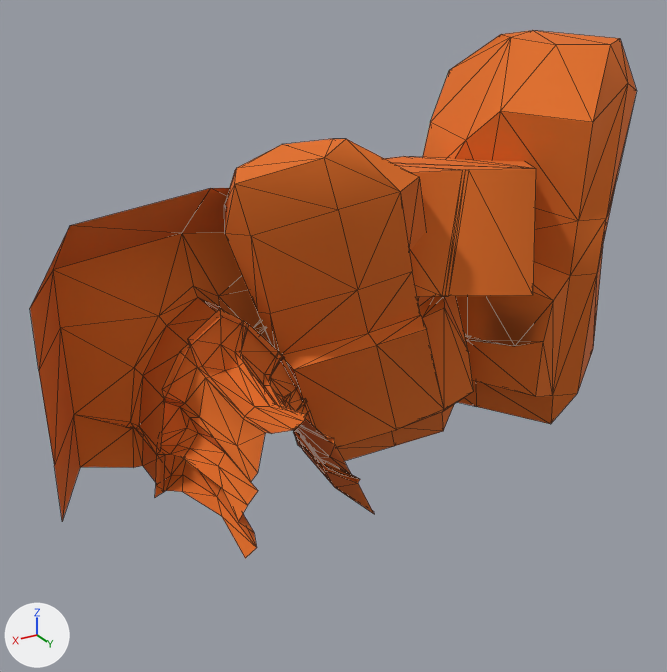
The FBX model Assets/Environment/Mars/Models/SM_Cave_entrance.fbx, before and after one commit.
Both versions are drawn from a 50 mm camera at (125.1, 51.0, 87.0) aimed at (48.0, -77.5, 22.7). The axes (+X, +Y, +Z) are drawn at lower left. The lights are the same throughout. Mesh edges are drawn as thin lines. Where no turn or scale is listed for an object, it has been applied to the vertices.

The older version as bpy lines, for what is in view:
```python
me_mesh = bpy.data.meshes.new('Mesh')
me_mesh.from_pydata(...)  # 402 vertices, 702 faces; spans x -85.3..33.1, y -41.2..14.4, z -12.4..71.1
me_mesh.materials.append(mat_01___default)  # orange #e16d1c
ob_sm_cave_entrance = bpy.data.objects.new('SM_Cave_Entrance', me_mesh)
ob_sm_cave_entrance.location = (64.7, -70.2, 0.0)
```
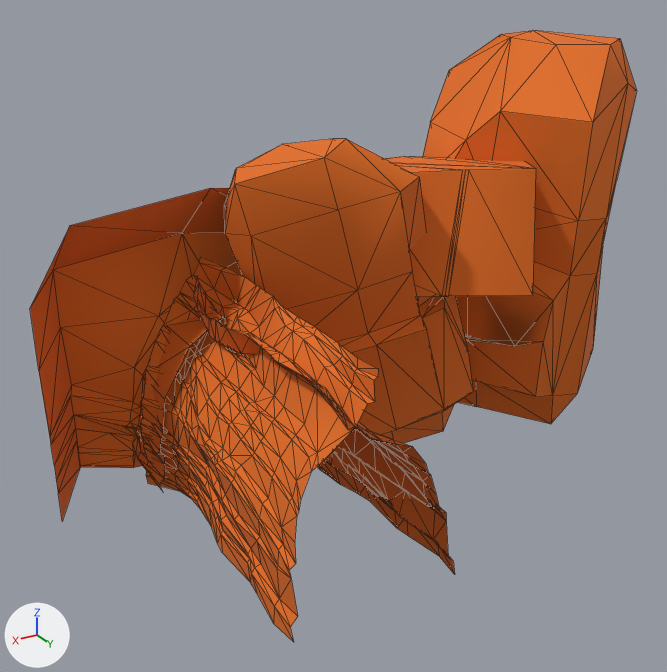
Commit message: Cave Entrance model update

What differs and where, as boxes (x1, y1, x2, y2) in the pictures (667 x 672 px):
'SM_Cave_Entrance', reshaped (16% taller): before (30, 30, 637, 558); after (30, 30, 637, 642)
part 1 of me_mesh, rebuilt (20% wider, 19% taller): before (155, 308, 374, 558); after (193, 277, 455, 575)
part 2 of me_mesh, added (orange): after (140, 257, 378, 642)
part 3 of me_mesh, built on: before (39, 232, 304, 521); after (39, 232, 242, 521)

The edits, one by one:
me_mesh is used by ob_sm_cave_entrance; location (64.7, -70.2, 0.0).
me_mesh had 402 vertices, 702 faces and spanned x -85.3..33.1, y -41.2..14.4, z -12.4..71.1.
me_mesh now has 870 vertices, 1543 faces and spans x -85.3..33.1, y -41.2..31.3, z -12.4..71.1.
me_mesh part 1: the loose piece of 136 vertices spanning x -16.8..16.8, y -14.4..14.4, z -1.9..30.2 is rebuilt with 273 vertices and now spans x -18.2..7.3, y -19.1..31.3, z -3.4..34.3.
me_mesh part 2: a new loose piece of 273 vertices spanning x -1.9..16.1, y -22.9..31.3, z -3.2..37.0, in mat_01___default (orange #e16d1c).
Part 3, on me_mesh:
5 vertices are removed from x -7.7..15.7, y -23.7..-11.6, z 5.9..18.8.
38 faces are deleted.
3 vertices move from x -9.6..-8.4, y -23.7..-11.6, z 18.3..19.1 to x -10.3..-8.7, y -23.7..-11.6, z 17.9..18.4.
58 vertices are added at x -20.0..32.9, y -28.6..-11.6, z -2.3..31.1.
5 new vertices lie (0.0, 10.4, 0.0) away from vertices in x -0.8..14.6, y -22.0, z 5.6..27.5.
135 new faces join them.
